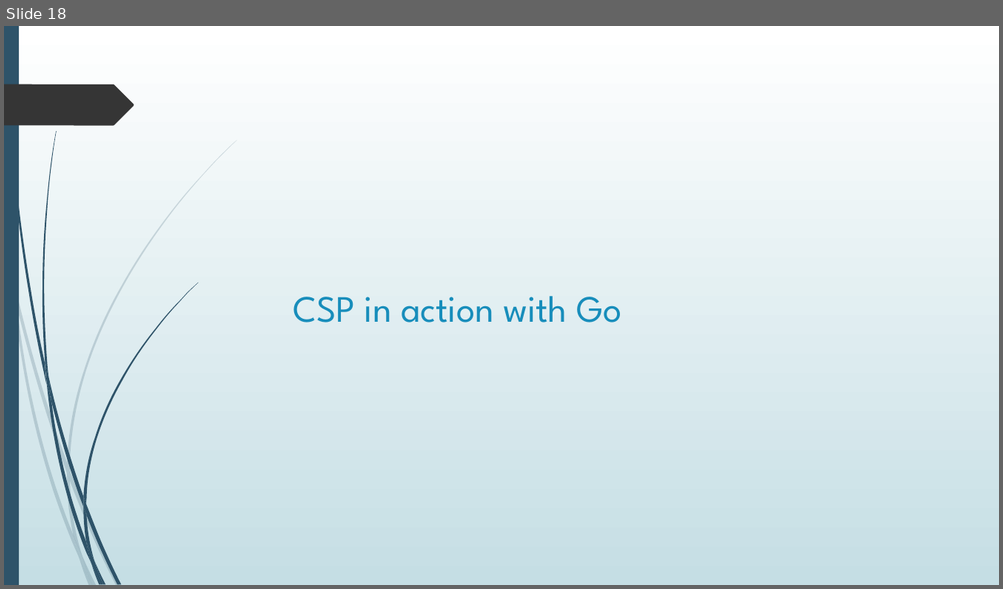
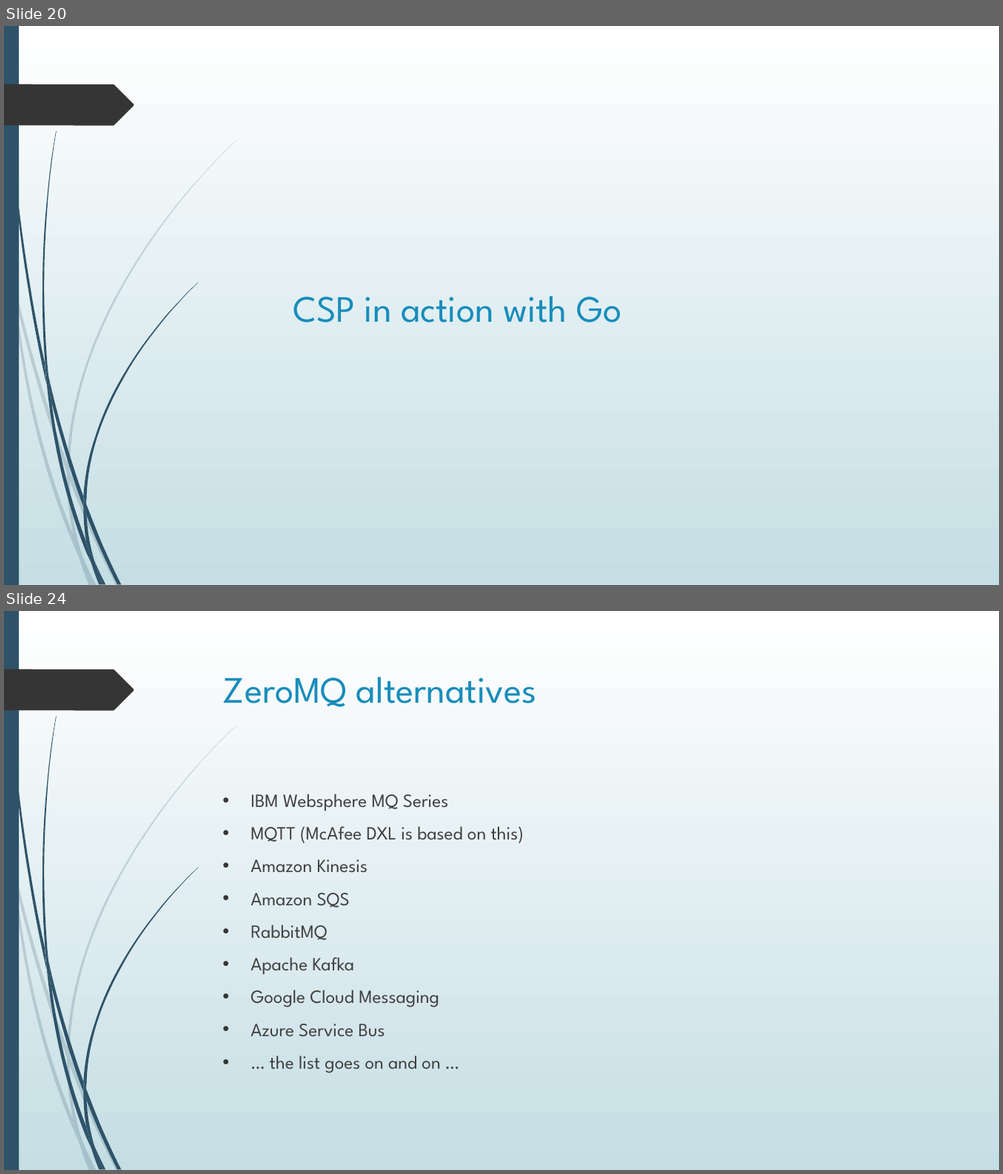
Before and after one commit to bhattacharjee/producer-consumer, a slide deck: Presentation1.pptx. Shown one above the other, each under a label of ours: slide 18 before the commit, slides 20 and 24 after it; the slides between them are not shown. The pictures are 1003x589 and 1003x1174 pixels, drawn with LibreOffice and Linux fonts; fonts in the diff are those of the drawing. Boxes give left, top, right and bottom in pixels: in the first picture for what was removed or moved away, otherwise in the second. Text is boxed around its words. In the diff, an @@ line names an element or a change of style, - is before the commit and + after.

```diff
--- a/Presentation1.pptx
+++ b/Presentation1.pptx
@@ slide 24 added at (x1=4, y1=611, x2=999, y2=1170), background gradient #FFFFFF to #C5DEE5; not listed: 24 template elements that a slide beside it also shows @@
@@ title added at (x1=223, y1=677, x2=537, y2=707), 36 pt, text #178DBB @@
+ZeroMQ alternatives
@@ text added at (x1=250, y1=794, x2=523, y2=1073), 18 pt, text #404040 @@
+• IBM Websphere MQ Series
+• MQTT (McAfee DXL is based on this)
+• Amazon Kinesis
+• Amazon SQS
+• RabbitMQ
+• Apache Kafka
+• Google Cloud Messaging
+• Azure Service Bus
+• … the list goes on and on …
@@ what was slide 18 is now slide 20 @@
```
Also in this commit, not shown: 7 other slides added.
